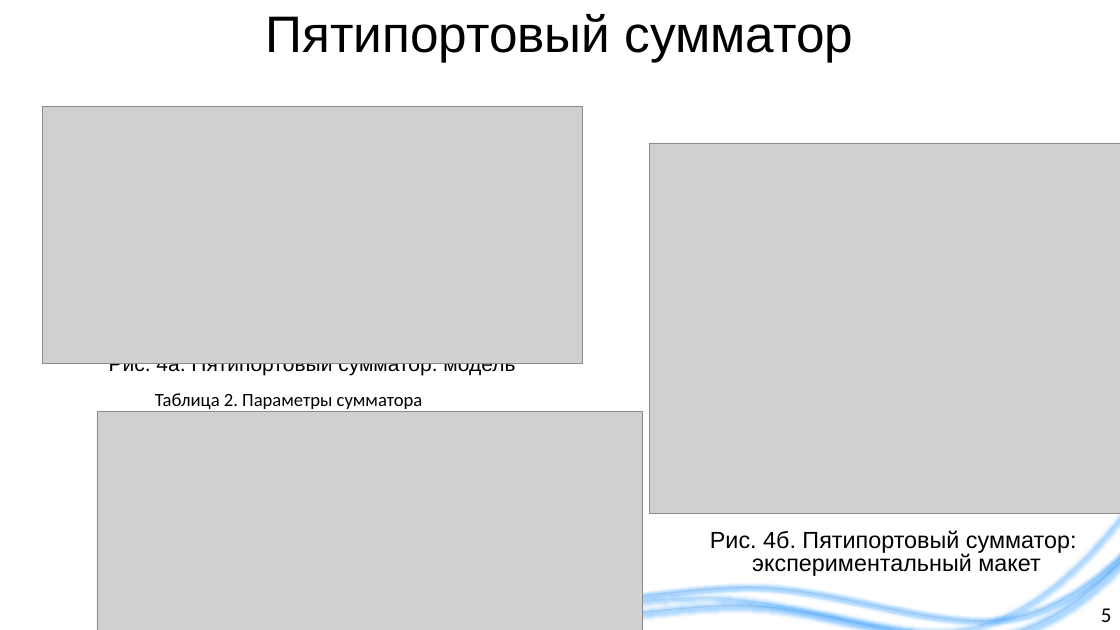
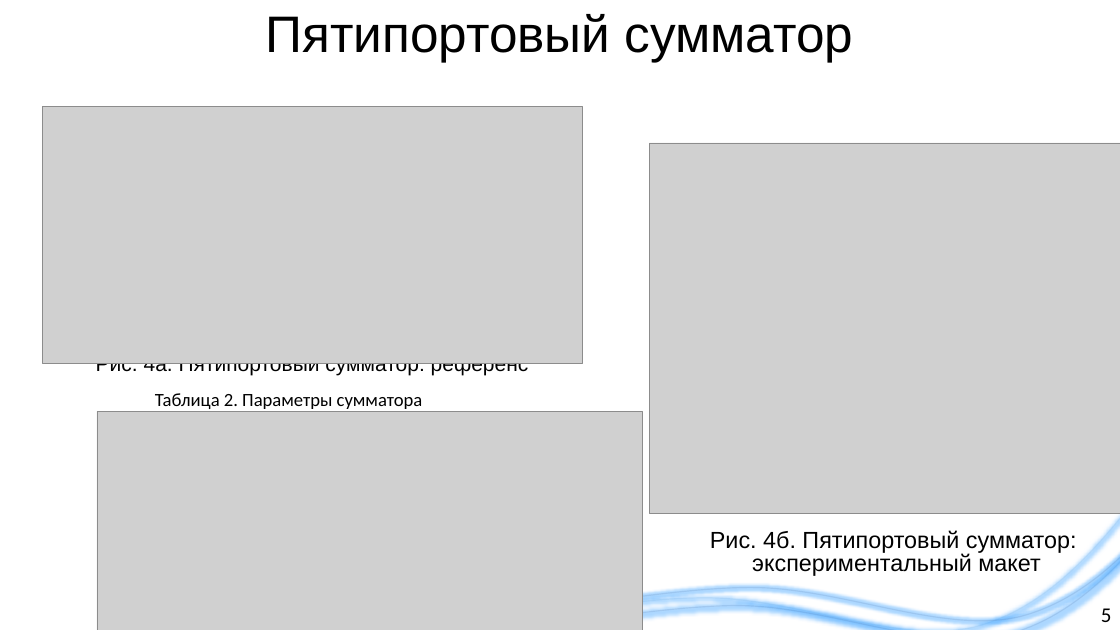
Before and after one commit to liveinscarlet/Study, a slide deck: slide 5 of Диссертация и предзащита/Презентация для предзащиты.pptx. Drawn at 1120x630 pixels with LibreOffice and Linux fonts; fonts in the diff are those of the drawing; grey boxes stand for pictures; background and template pictures are left out. Boxes give left, top, right and bottom in pixels: in the first picture for what was removed or moved away, otherwise in the second. Text is boxed around its words. In the diff, an @@ line names an element or a change of style, - is before the commit and + after.

```diff
--- a/Диссертация и предзащита/Презентация для предзащиты.pptx
+++ b/Диссертация и предзащита/Презентация для предзащиты.pptx
@@ text at box(96, 363, 529, 376): text changed @@
-Рис. 4а. Пятипортовый сумматор: модель
+Рис. 4а. Пятипортовый сумматор: референс
```
Also in this commit, not shown: 6 other slides changed, 2 slides added, 1 slide removed, 3 other files.
